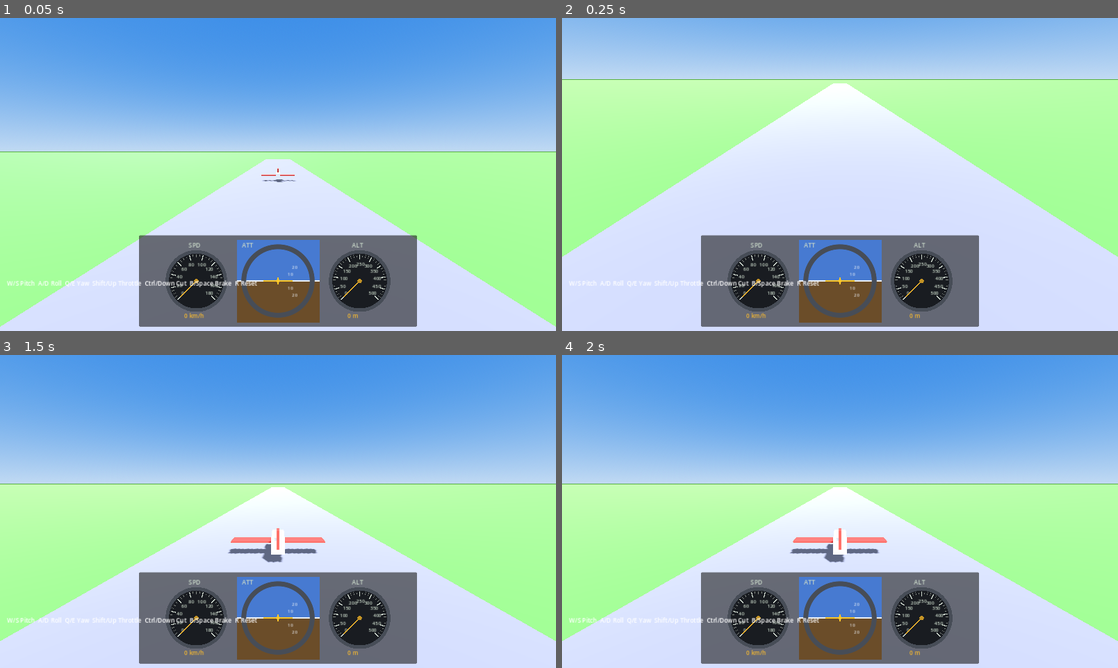
Above: before the commit, frames 1-4 (two rows, left to right).
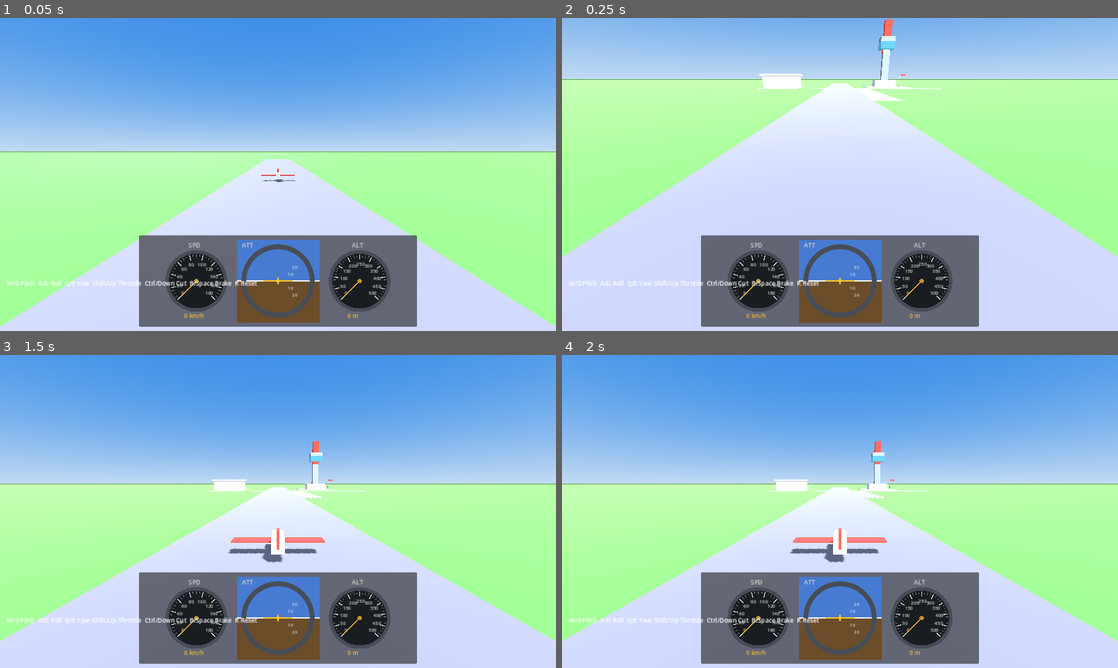
Above: after the commit, the same moments.

Repository: tarosiba/coffee-break
Game: Godot game, scene res://scenes/main.tscn
Two runs of this game, one before a commit and one after it. Both use one fixed random seed, a clock stepped at 60 frames per second and the inputs below.
Inputs:
- Up to frame 1 (0.05 s): no input
- Up to frame 2 (0.25 s): no input
- Up to frame 3 (1.5 s): hold D (roll_right) 0.53-1.28 s; tap Enter at 1.25 s; hold B (brake) from 1.28 s (still down)
- Up to frame 4 (2 s): keep holding B (brake)

The runs differ from the first frame. In frame 2, 1.0% of the frame differs, in the area x 35-69%, y 0-27%; in frame 3, 0.6%; in frame 4, 0.6%.
Error after the commit: Parse Error: Cannot infer the type of "z" variable because the value doesn't have a set type. (res://scripts/airport/runway_markings.gd:83)

Commit message:
Add airport with runway markings, control tower, and terminal
Introduce airport.tscn with procedural runway markings, control tower
with windsock, terminal building, aprons, and taxiways.

Co-authored-by: tarosiba <tarosiba@users.noreply.github.com>

Diff:
--- /dev/null
+++ b/godot-flight-prototype/scenes/airport.tscn
@@ -0,0 +1,81 @@
+[gd_scene load_steps=11 format=3 uid="uid://b9airportscene1"]
+
+[ext_resource type="Script" path="res://scripts/airport/runway_markings.gd" id="1_markings"]
+[ext_resource type="PackedScene" uid="uid://c7controltower01" path="res://scenes/control_tower.tscn" id="2_tower"]
+
+[sub_resource type="StandardMaterial3D" id="StandardMaterial3D_runway"]
+albedo_color = Color(0.34, 0.34, 0.37, 1)
+roughness = 0.95
+
+[sub_resource type="StandardMaterial3D" id="StandardMaterial3D_apron"]
+albedo_color = Color(0.42, 0.43, 0.46, 1)
+roughness = 0.9
+
+[sub_resource type="StandardMaterial3D" id="StandardMaterial3D_terminal"]
+albedo_color = Color(0.72, 0.74, 0.78, 1)
+roughness = 0.85
+
+[sub_resource type="BoxMesh" id="BoxMesh_runway"]
+size = Vector3(18, 0.2, 400)
+
+[sub_resource type="BoxMesh" id="BoxMesh_apron"]
+size = Vector3(30, 0.12, 42)
+
+[sub_resource type="BoxMesh" id="BoxMesh_apron_small"]
+size = Vector3(24, 0.12, 36)
+
+[sub_resource type="BoxMesh" id="BoxMesh_terminal"]
+size = Vector3(22, 7, 14)
+
+[sub_resource type="BoxMesh" id="BoxMesh_roof"]
+size = Vector3(24, 1.2, 16)
+
+[sub_resource type="BoxMesh" id="BoxMesh_taxiway"]
+size = Vector3(8, 0.12, 80)
+
+[node name="Airport" type="Node3D"]
+
+[node name="RunwaySurface" type="MeshInstance3D" parent="."]
+transform = Transform3D(1, 0, 0, 0, 1, 0, 0, 0, 1, 0, 0.05, 0)
+mesh = SubResource("BoxMesh_runway")
+surface_material_override/0 = SubResource("StandardMaterial3D_runway")
+
+[node name="RunwayMarkings" type="Node3D" parent="."]
+transform = Transform3D(1, 0, 0, 0, 1, 0, 0, 0, 1, 0, 0.05, 0)
+script = ExtResource("1_markings")
+
+[node name="ApronTower" type="MeshInstance3D" parent="."]
+transform = Transform3D(1, 0, 0, 0, 1, 0, 0, 0, 1, 34, 0.04, -90)
+mesh = SubResource("BoxMesh_apron")
+surface_material_override/0 = SubResource("StandardMaterial3D_apron")
+
+[node name="ApronTerminal" type="MeshInstance3D" parent="."]
+transform = Transform3D(1, 0, 0, 0, 1, 0, 0, 0, 1, -38, 0.04, -70)
+mesh = SubResource("BoxMesh_apron_small")
+surface_material_override/0 = SubResource("StandardMaterial3D_apron")
+
+[node name="Terminal" type="Node3D" parent="."]
+transform = Transform3D(1, 0, 0, 0, 1, 0, 0, 0, 1, -38, 0, -70)
+
+[node name="MainHall" type="MeshInstance3D" parent="Terminal"]
+transform = Transform3D(1, 0, 0, 0, 1, 0, 0, 0, 1, 0, 3.5, 0)
+mesh = SubResource("BoxMesh_terminal")
+surface_material_override/0 = SubResource("StandardMaterial3D_terminal")
+
+[node name="Roof" type="MeshInstance3D" parent="Terminal"]
+transform = Transform3D(1, 0, 0, 0, 1, 0, 0, 0, 1, 0, 7.8, 0)
+mesh = SubResource("BoxMesh_roof")
+surface_material_override/0 = SubResource("StandardMaterial3D_terminal")
+
+[node name="ControlTower" parent="." instance=ExtResource("2_tower")]
+transform = Transform3D(1, 0, 0, 0, 1, 0, 0, 0, 1, 34, 0, -95)
+
+[node name="TaxiwayNorth" type="MeshInstance3D" parent="."]
+transform = Transform3D(1, 0, 0, 0, 1, 0, 0, 0, 1, 13, 0.04, -20)
+mesh = SubResource("BoxMesh_taxiway")
+surface_material_override/0 = SubResource("StandardMaterial3D_apron")
+
+[node name="TaxiwayEast" type="MeshInstance3D" parent="."]
+transform = Transform3D(0, 0, 1, 0, 1, 0, -1, 0, 0, 22, 0.04, -55)
+mesh = SubResource("BoxMesh_taxiway")
+surface_material_override/0 = SubResource("StandardMaterial3D_apron")
--- /dev/null
+++ b/godot-flight-prototype/scenes/control_tower.tscn
@@ -0,0 +1,69 @@
+[gd_scene load_steps=10 format=3 uid="uid://c7controltower01"]
+
+[sub_resource type="StandardMaterial3D" id="StandardMaterial3D_concrete"]
+albedo_color = Color(0.58, 0.6, 0.64, 1)
+roughness = 0.92
+
+[sub_resource type="StandardMaterial3D" id="StandardMaterial3D_dark"]
+albedo_color = Color(0.38, 0.4, 0.44, 1)
+roughness = 0.88
+
+[sub_resource type="StandardMaterial3D" id="StandardMaterial3D_glass"]
+albedo_color = Color(0.22, 0.38, 0.55, 1)
+roughness = 0.25
+metallic = 0.15
+
+[sub_resource type="StandardMaterial3D" id="StandardMaterial3D_red"]
+albedo_color = Color(0.82, 0.18, 0.14, 1)
+
+[sub_resource type="BoxMesh" id="BoxMesh_base"]
+size = Vector3(16, 5, 12)
+
+[sub_resource type="BoxMesh" id="BoxMesh_column"]
+size = Vector3(5, 20, 5)
+
+[sub_resource type="BoxMesh" id="BoxMesh_cab"]
+size = Vector3(10, 4.5, 10)
+
+[sub_resource type="BoxMesh" id="BoxMesh_pole"]
+size = Vector3(0.35, 8, 0.35)
+
+[sub_resource type="BoxMesh" id="BoxMesh_sock"]
+size = Vector3(3.5, 0.8, 0.8)
+
+[node name="ControlTower" type="Node3D"]
+
+[node name="Base" type="MeshInstance3D" parent="."]
+transform = Transform3D(1, 0, 0, 0, 1, 0, 0, 0, 1, 0, 2.5, 0)
+mesh = SubResource("BoxMesh_base")
+surface_material_override/0 = SubResource("StandardMaterial3D_concrete")
+
+[node name="Column" type="MeshInstance3D" parent="."]
+transform = Transform3D(1, 0, 0, 0, 1, 0, 0, 0, 1, 0, 15, -1)
+mesh = SubResource("BoxMesh_column")
+surface_material_override/0 = SubResource("StandardMaterial3D_dark")
+
+[node name="Cab" type="MeshInstance3D" parent="."]
+transform = Transform3D(1, 0, 0, 0, 1, 0, 0, 0, 1, 0, 27.25, -1)
+mesh = SubResource("BoxMesh_cab")
+surface_material_override/0 = SubResource("StandardMaterial3D_glass")
+
+[node name="CabRoof" type="MeshInstance3D" parent="."]
+transform = Transform3D(1, 0, 0, 0, 1, 0, 0, 0, 1, 0, 30.1, -1)
+mesh = SubResource("BoxMesh_cab")
+surface_material_override/0 = SubResource("StandardMaterial3D_dark")
+
+[node name="Antenna" type="MeshInstance3D" parent="."]
+transform = Transform3D(1, 0, 0, 0, 1, 0, 0, 0, 1, 0, 32.5, -1)
+mesh = SubResource("BoxMesh_column")
+surface_material_override/0 = SubResource("StandardMaterial3D_red")
+
+[node name="WindSockPole" type="MeshInstance3D" parent="."]
+transform = Transform3D(1, 0, 0, 0, 1, 0, 0, 0, 1, 10, 4, 8)
+mesh = SubResource("BoxMesh_pole")
+surface_material_override/0 = SubResource("StandardMaterial3D_dark")
+
+[node name="WindSock" type="MeshInstance3D" parent="."]
+transform = Transform3D(1, 0, 0, 0, 1, 0, 0, 0, 1, 11.8, 8.2, 8)
+mesh = SubResource("BoxMesh_sock")
+surface_material_override/0 = SubResource("StandardMaterial3D_red")
--- a/godot-flight-prototype/scenes/main.tscn
+++ b/godot-flight-prototype/scenes/main.tscn
@@ -1,9 +1,10 @@
-[gd_scene load_steps=19 format=3 uid="uid://c8flightproto001"]
+[gd_scene load_steps=20 format=3 uid="uid://c8flightproto001"]
 
 [ext_resource type="Script" path="res://scripts/airplane.gd" id="1_airplane"]
 [ext_resource type="Script" path="res://scripts/camera_follow.gd" id="2_camera"]
 [ext_resource type="Script" path="res://scripts/hud.gd" id="3_hud"]
 [ext_resource type="PackedScene" uid="uid://d3instpanel001" path="res://scenes/instrument_panel.tscn" id="4_instruments"]
+[ext_resource type="PackedScene" uid="uid://b9airportscene1" path="res://scenes/airport.tscn" id="5_airport"]
 
 [sub_resource type="ProceduralSkyMaterial" id="ProceduralSkyMaterial_sky"]
 sky_top_color = Color(0.18, 0.42, 0.82, 1)
@@ -29,12 +30,6 @@
 
 [sub_resource type="StandardMaterial3D" id="StandardMaterial3D_grass"]
 albedo_color = Color(0.26, 0.52, 0.2, 1)
-
-[sub_resource type="BoxMesh" id="BoxMesh_runway"]
-size = Vector3(18, 0.2, 400)
-
-[sub_resource type="StandardMaterial3D" id="StandardMaterial3D_runway"]
-albedo_color = Color(0.35, 0.35, 0.38, 1)
 
 [sub_resource type="CapsuleShape3D" id="CapsuleShape3D_plane"]
 radius = 0.55
@@ -76,10 +71,7 @@
 mesh = SubResource("BoxMesh_ground")
 surface_material_override/0 = SubResource("StandardMaterial3D_grass")
 
-[node name="Runway" type="MeshInstance3D" parent="Ground"]
-transform = Transform3D(1, 0, 0, 0, 1, 0, 0, 0, 1, 0, 0.05, 0)
-mesh = SubResource("BoxMesh_runway")
-surface_material_override/0 = SubResource("StandardMaterial3D_runway")
+[node name="Airport" parent="." instance=ExtResource("5_airport")]
 
 [node name="Airplane" type="CharacterBody3D" parent="." groups=["airplane"]]
 transform = Transform3D(1, 0, 0, 0, 1, 0, 0, 0, 1, 0, 1.2, 80)
--- /dev/null
+++ b/godot-flight-prototype/scripts/airport/runway_markings.gd
@@ -0,0 +1,119 @@
+extends Node3D
+## Procedurally places white runway markings (FS4-style, low-poly).
+
+@export var runway_length: float = 400.0
+@export var runway_width: float = 18.0
+@export var marking_height: float = 0.08
+@export var dash_length: float = 16.0
+@export var dash_gap: float = 12.0
+@export var dash_width: float = 0.45
+
+
+func _ready() -> void:
+	var white := _make_material(Color(0.96, 0.96, 0.93))
+	var yellow := _make_material(Color(0.95, 0.82, 0.15))
+
+	_build_centerline(white)
+	_build_thresholds(white)
+	_build_aiming_points(white)
+	_build_edge_lines(yellow)
+	_build_designators()
+
+
+func _make_material(color: Color) -> StandardMaterial3D:
+	var mat := StandardMaterial3D.new()
+	mat.albedo_color = color
+	mat.roughness = 0.95
+	return mat
+
+
+func _add_strip(
+	material: StandardMaterial3D,
+	size: Vector3,
+	position: Vector3,
+) -> void:
+	var mesh_instance := MeshInstance3D.new()
+	var mesh := BoxMesh.new()
+	mesh.size = size
+	mesh_instance.mesh = mesh
+	mesh_instance.material_override = material
+	mesh_instance.position = position
+	add_child(mesh_instance)
+
+
+func _build_centerline(material: StandardMaterial3D) -> void:
+	var half_length := runway_length * 0.5
+	var z := -half_length + dash_length * 0.5
+	while z < half_length - dash_length:
+		_add_strip(
+			material,
+			Vector3(dash_width, marking_height, dash_length),
+			Vector3(0.0, marking_height * 0.5, z),
+		)
+		z += dash_length + dash_gap
+
+
+func _build_thresholds(material: StandardMaterial3D) -> void:
+	var half_length := runway_length * 0.5
+	var bar_width := runway_width / 10.0
+	var bar_depth := 1.2
+
+	for end_z in [-half_length + 4.0, half_length - 4.0]:
+		for i in range(5):
+			var x_offset := (float(i) - 2.0) * (runway_width / 5.5)
+			_add_strip(
+				material,
+				Vector3(bar_width, marking_height, bar_depth),
+				Vector3(x_offset, marking_height * 0.5, end_z),
+			)
+
+		# Threshold bar across full width.
+		_add_strip(
+			material,
+			Vector3(runway_width - 1.0, marking_height, 0.8),
+			Vector3(0.0, marking_height * 0.5, end_z + 3.0 if end_z < 0.0 else end_z - 3.0),
+		)
+
+
+func _build_aiming_points(material: StandardMaterial3D) -> void:
+	var half_length := runway_length * 0.5
+	for end_z in [-half_length + 18.0, half_length - 18.0]:
+		for row in range(2):
+			for col in range(3):
+				var z := end_z + (row * 6.0 if end_z < 0.0 else -row * 6.0)
+				var x := (float(col) - 1.0) * 3.2
+				_add_strip(
+					material,
+					Vector3(2.4, marking_height, 2.4),
+					Vector3(x, marking_height * 0.5, z),
+				)
+
+
+func _build_edge_lines(material: StandardMaterial3D) -> void:
+	var half_length := runway_length * 0.5
+	var edge_x := runway_width * 0.5 - 0.6
+	for x in [-edge_x, edge_x]:
+		_add_strip(
+			material,
+			Vector3(0.35, marking_height, runway_length - 20.0),
+			Vector3(x, marking_height * 0.5, 0.0),
+		)
+
+
+func _build_designators() -> void:
+	var half_length := runway_length * 0.5
+	_add_designator("09", Vector3(0.0, 0.6, -half_length + 14.0), 0.0)
+	_add_designator("27", Vector3(0.0, 0.6, half_length - 14.0), 180.0)
+
+
+func _add_designator(text: String, position: Vector3, yaw_deg: float) -> void:
+	var label := Label3D.new()
+	label.text = text
+	label.font_size = 72
+	label.modulate = Color(0.96, 0.96, 0.93)
+	label.outline_modulate = Color(0.1, 0.1, 0.1)
+	label.outline_size = 8
+	label.billboard = BaseMaterial3D.BILLBOARD_DISABLED
+	label.position = position
+	label.rotation_degrees = Vector3(-90.0, yaw_deg, 0.0)
+	add_child(label)
Not shown, changed: godot-flight-prototype/README.md
